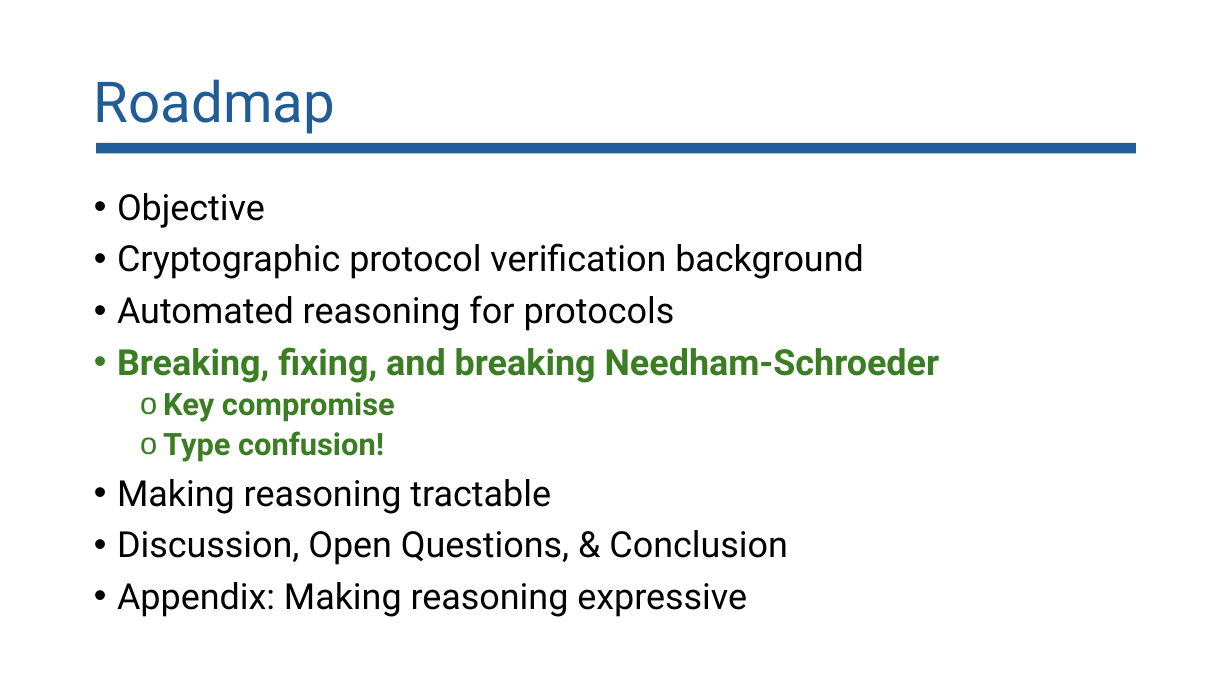
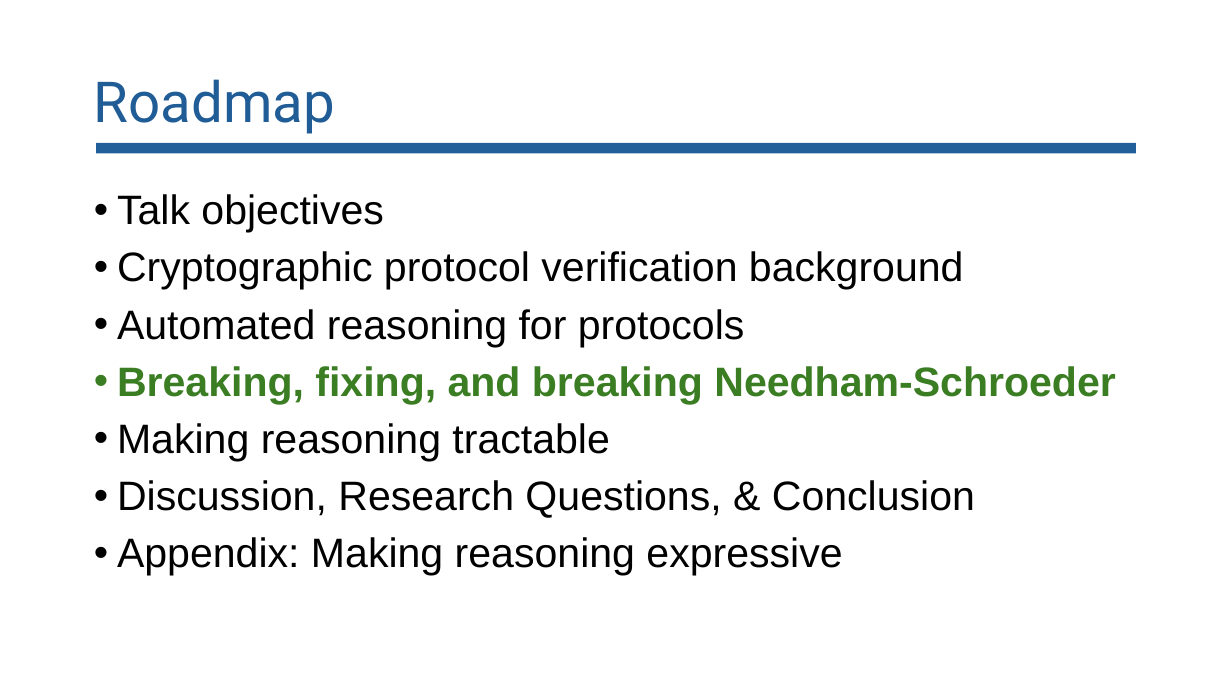
Before and after one commit to lorchrob/comp_slides, a slide deck: slide 63 of comp.pptx (slide 73 before the commit). Drawn at 1232x693 pixels with LibreOffice and Linux fonts; fonts in the diff are those of the drawing. Boxes give left, top, right and bottom in pixels: in the first picture for what was removed or moved away, otherwise in the second. Text is boxed around its words. In the diff, an @@ line names an element or a change of style, - is before the commit and + after.

```diff
--- a/comp.pptx
+++ b/comp.pptx
@@ text at bbox=[117, 194, 384, 232]: text changed; size 28 to 32 pt; font Roboto to Arial @@
-• Objective
+• Talk objectives
@@ text at bbox=[117, 251, 1116, 576]: size 28 to 32 pt, font Roboto to Arial in "Cryptographic protocol verification background", "Automated reasoning for protocols", "Breaking, fixing, and breaking Needham-Schroeder", "Making reasoning tractable" and 1 more places @@
@@ text at bbox=[163, 392, 395, 462]: paragraphs removed @@
-  o Key compromise
-  o Type confusion!
@@ text at bbox=[117, 480, 975, 518]: text changed; size 28 to 32 pt; font Roboto to Arial @@
-• Discussion, Open Questions, & Conclusion
+• Discussion, Research Questions, & Conclusion
```
Also in this commit, not shown: 55 other slides changed, 2 slides removed.
